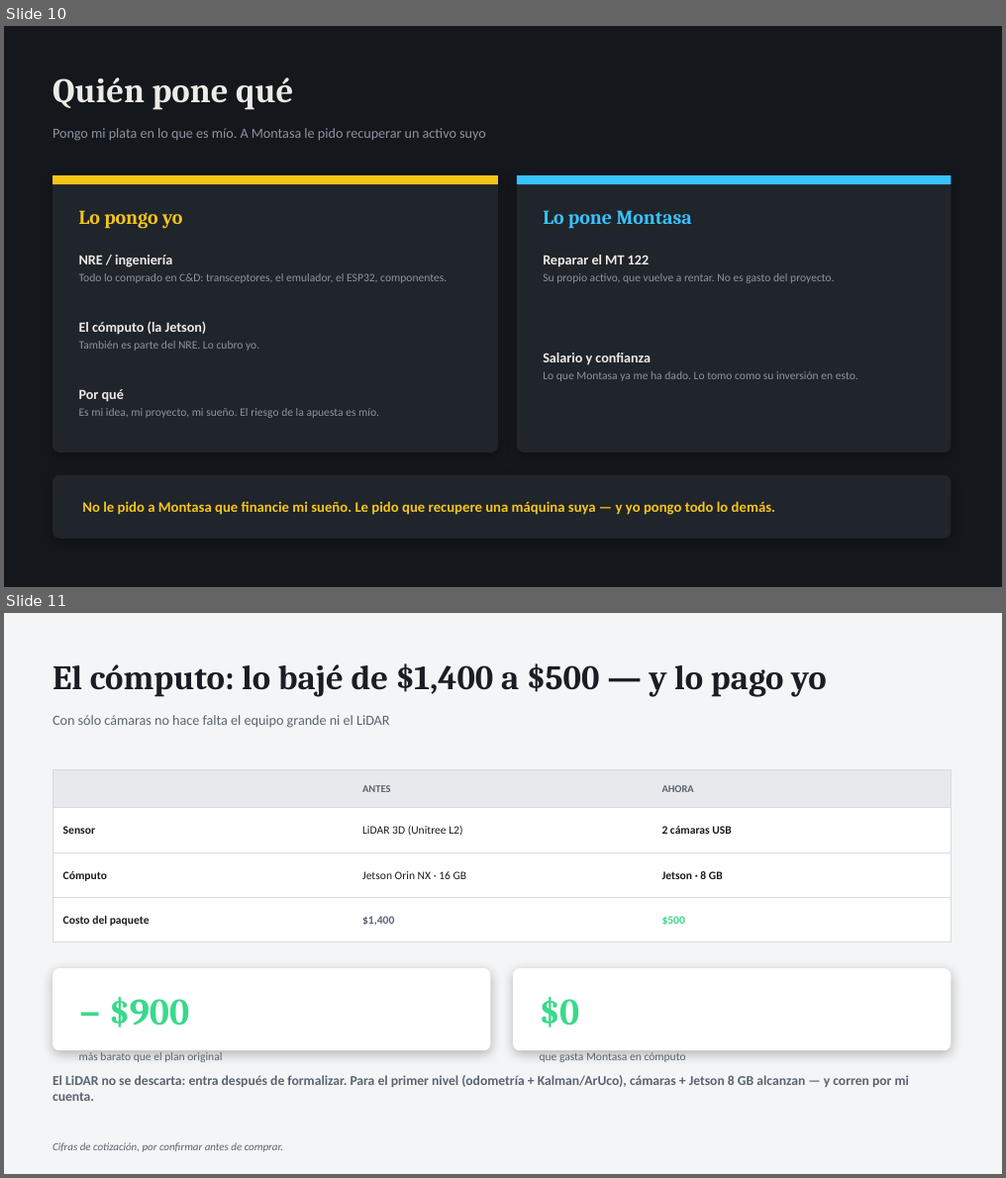
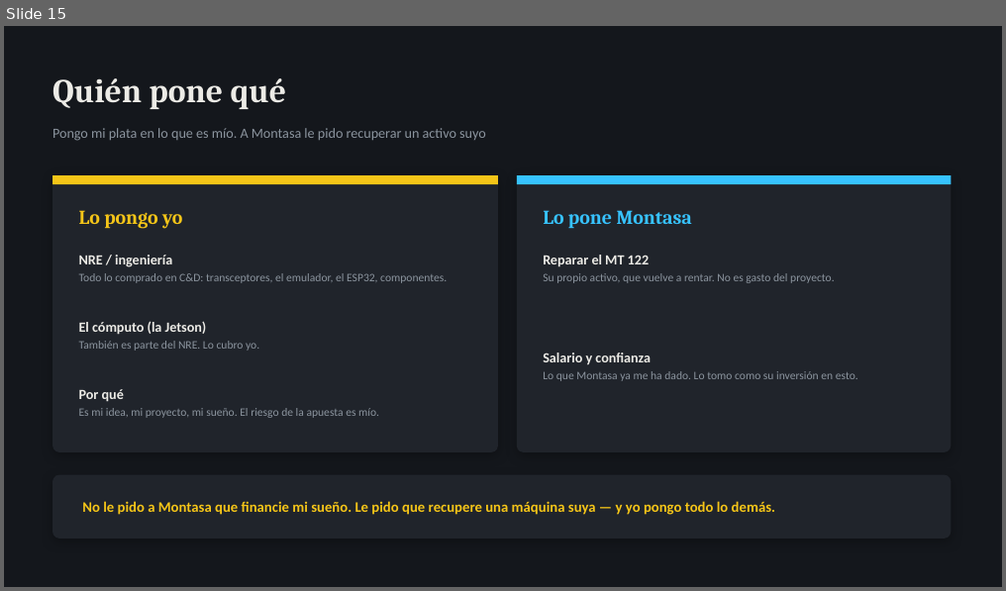
Before and after one commit to Rodzilla-TheCreator/tata, a slide deck: presentaciones/TaTa_Estado_y_Pedido_Omar.pptx. Shown one above the other, each under a label of ours: slides 10 and 11 before the commit, slide 15 after it. The pictures are 1006x1178 and 1006x591 pixels, drawn with LibreOffice and Linux fonts; fonts in the diff are those of the drawing. Boxes give left, top, right and bottom in pixels: in the first picture for what was removed or moved away, otherwise in the second. Text is boxed around its words. In the diff, an @@ line names an element or a change of style, - is before the commit and + after.

```diff
--- a/presentaciones/TaTa_Estado_y_Pedido_Omar.pptx
+++ b/presentaciones/TaTa_Estado_y_Pedido_Omar.pptx
@@ slide 11 removed at box(4, 613, 1002, 1174), background #F4F5F7 @@
@@ text removed at box(53, 663, 826, 697) @@
-El cómputo: lo bajé de $1,400 a $500 — y lo pago yo
@@ text removed at box(53, 715, 389, 728) @@
-Con sólo cámaras no hace falta el equipo grande ni el LiDAR
@@ rectangle removed at box(53, 770, 951, 808) @@
@@ text removed at box(362, 785, 390, 792) @@
-ANTES
@@ text removed at box(662, 785, 694, 792) @@
-AHORA
@@ rectangle removed at box(53, 808, 951, 853) @@
@@ text removed at box(63, 826, 95, 834) @@
-Sensor
@@ text removed at box(362, 825, 462, 836) @@
-LiDAR 3D (Unitree L2)
@@ text removed at box(662, 826, 731, 834) @@
-2 cámaras USB
@@ rectangle removed at box(53, 853, 951, 897) @@
@@ text removed at box(63, 871, 107, 881) @@
-Cómputo
@@ text removed at box(362, 871, 467, 879) @@
-Jetson Orin NX · 16 GB
@@ text removed at box(662, 871, 723, 879) @@
-Jetson · 8 GB
@@ rectangle removed at box(53, 897, 951, 943) @@
@@ text removed at box(63, 916, 150, 926) @@
-Costo del paquete
@@ text removed at box(362, 916, 394, 925) @@
-$1,400
@@ text removed at box(662, 916, 685, 925) @@
-$500
@@ rounded rectangle removed at box(53, 968, 491, 1051) @@
@@ rounded rectangle removed at box(513, 968, 951, 1051) @@
@@ text removed at box(109, 997, 189, 1028) @@
-− $900
@@ text removed at box(540, 997, 580, 1028) @@
-$0
@@ text removed at box(79, 1053, 222, 1062) @@
-más barato que el plan original
@@ text removed at box(540, 1053, 686, 1062) @@
-que gasta Montasa en cómputo
@@ text removed at box(53, 1075, 909, 1101) @@
-El LiDAR no se descarta: entra después de formalizar. Para el primer nivel (odometría + Kalman/ArUco), cámaras + Jetson 8 GB alcanzan — y corren por mi cuenta.
@@ text removed at box(53, 1143, 283, 1153) @@
-Cifras de cotización, por confirmar antes de comprar.
@@ what was slide 10 is now slide 15 @@
@@ slide 15 changed as well @@
@@ text "Quién pone qué" at box(53, 78, 286, 109): size 33 to 32 pt @@
```
Also in this commit, not shown: 8 other slides changed, 8 slides added, 2 other slides removed, 2 other files.
